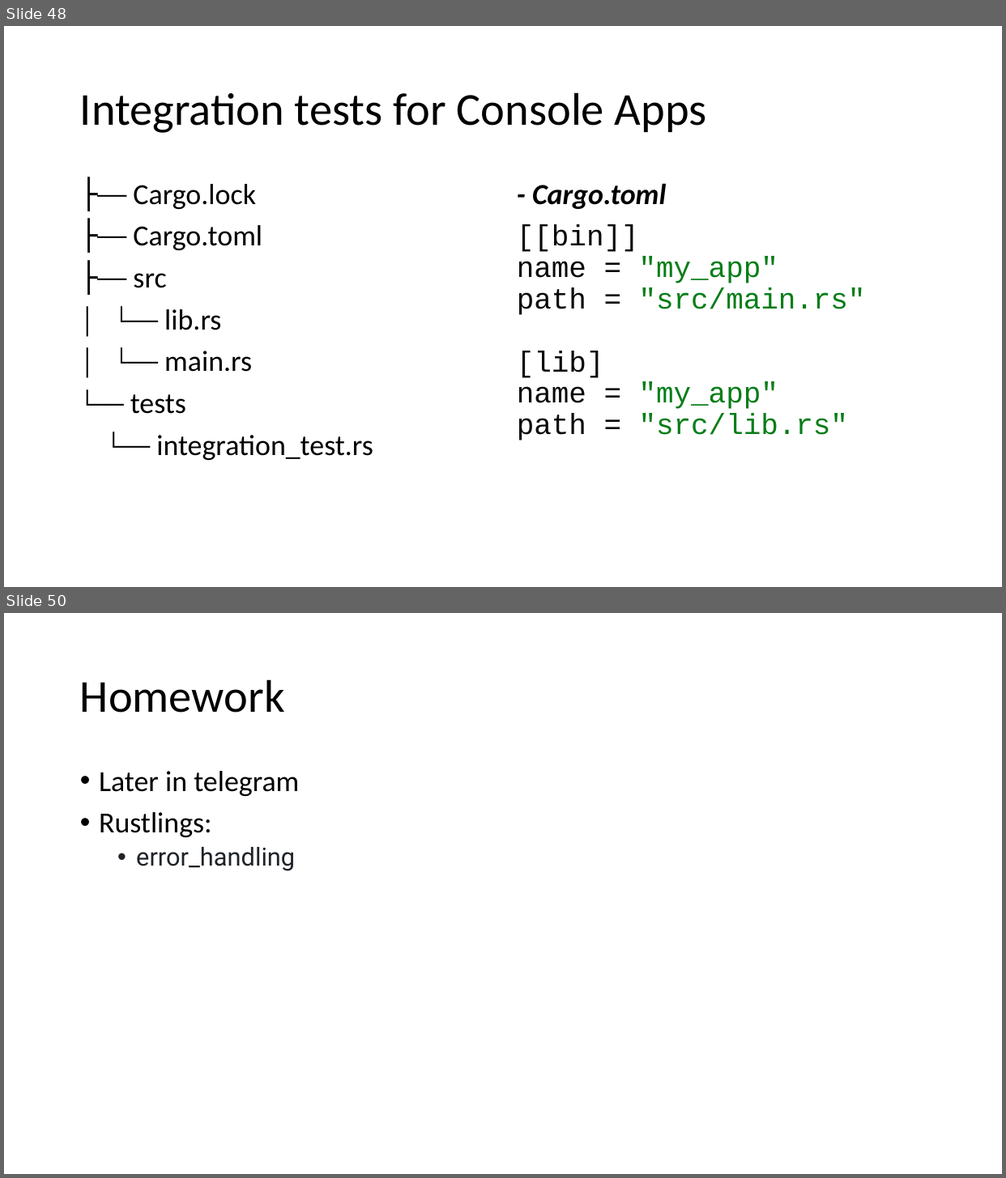
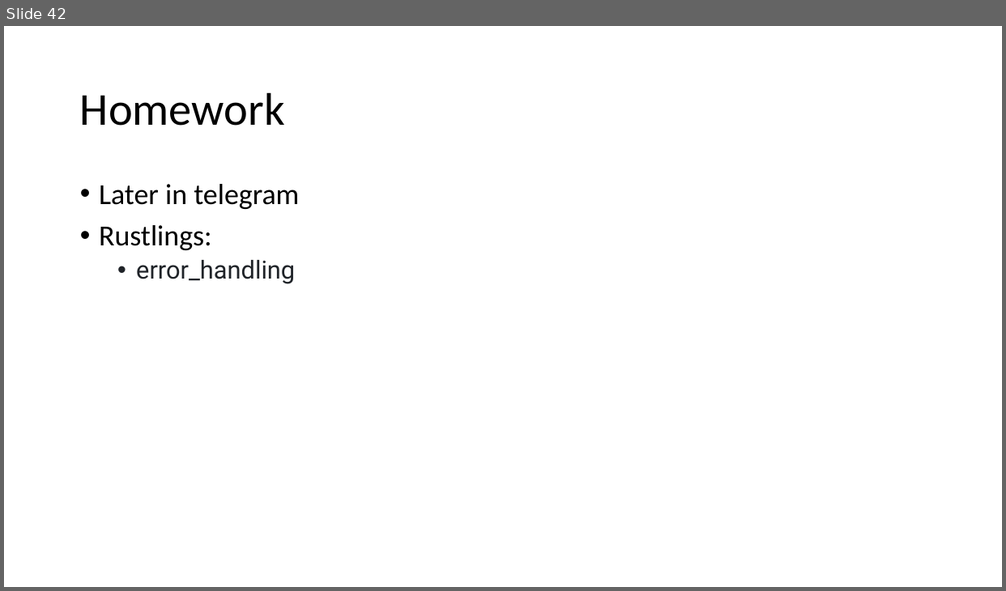
Before and after one commit to kugushev/course-rust-basics, a slide deck: src/10-Advanced/10-Advanced.pptx. Shown one above the other, each under a label of ours: slides 48 and 50 before the commit, slide 42 after it; the slides between them are not shown. The pictures are 1006x1178 and 1006x591 pixels, drawn with LibreOffice and Linux fonts; fonts in the diff are those of the drawing. Boxes give left, top, right and bottom in pixels: in the first picture for what was removed or moved away, otherwise in the second. Text is boxed around its words. In the diff, an @@ line names an element or a change of style, - is before the commit and + after.

```diff
--- a/src/10-Advanced/10-Advanced.pptx
+++ b/src/10-Advanced/10-Advanced.pptx
@@ slide 48 removed at [4, 26, 1002, 587], background #FFFFFF @@
@@ title removed at [80, 92, 707, 133] @@
-Integration tests for Console Apps
@@ text removed at [130, 184, 373, 460] @@
-├── Cargo.lock
-├── Cargo.toml
-├── src
-│ └── lib.rs
-│ └── main.rs
-└── tests
-└── integration_test.rs
@@ text removed at [517, 183, 866, 441] @@
-- Cargo.toml
-[[bin]]
-name = "my_app"
-path = "src/main.rs"
-[lib]
-name = "my_app"
-path = "src/lib.rs"
@@ what was slide 50 is now slide 42 @@
```
Also in this commit, not shown: 7 other slides removed, 2 other files.
